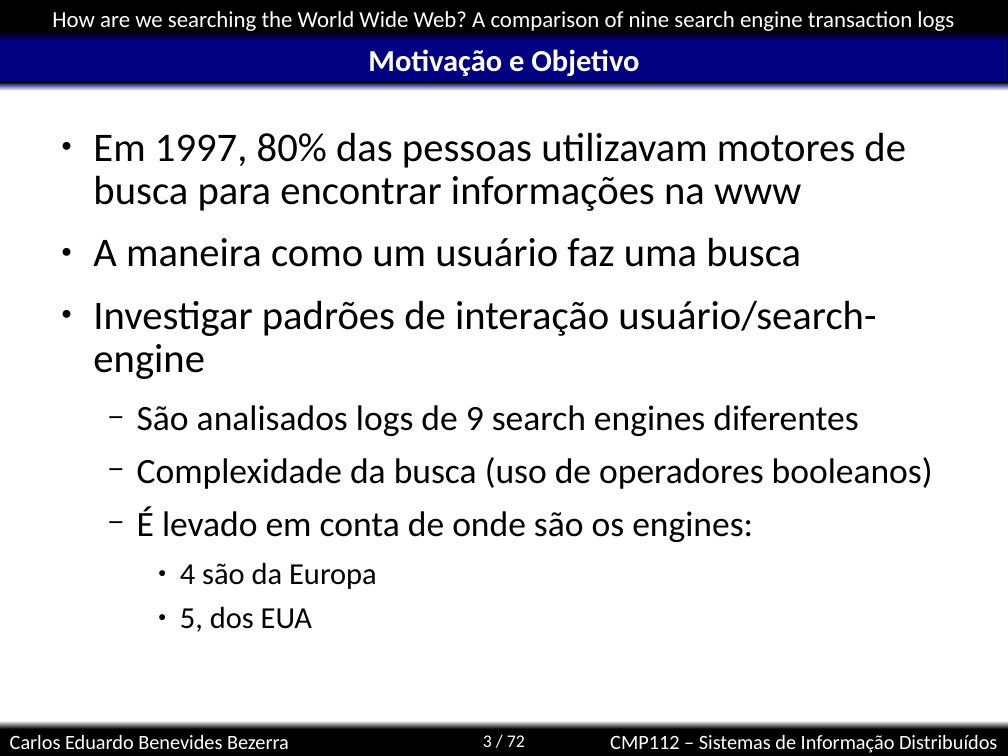
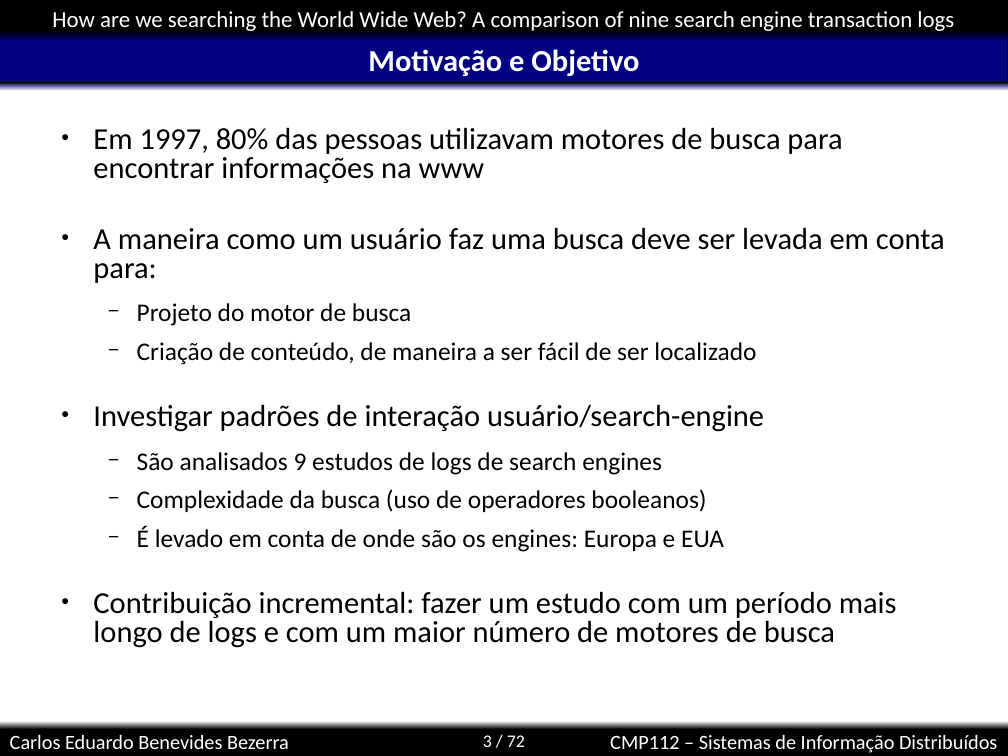
Before and after one commit to kdubezerra/kdubezerra, a slide deck: slide 3 of disciplinas/cmp112/artigohow.ppt. Drawn at 1008x756 pixels with LibreOffice and Linux fonts; fonts in the diff are those of the drawing; background and template pictures are left out. Boxes give left, top, right and bottom in pixels: in the first picture for what was removed or moved away, otherwise in the second. Text is boxed around its words. In the diff, an @@ line names an element or a change of style, - is before the commit and + after.

```diff
--- a/disciplinas/cmp112/artigohow.ppt
+++ b/disciplinas/cmp112/artigohow.ppt
@@ text at box(93, 127, 842, 512): size 32 to 24 pt in "Em 1997, 80% das pessoas utilizavam motores ...", "Investigar padrões de interação usuário/search-engine"; size 28 to 20 pt in "Complexidade da busca (uso de operadores booleanos)"; line spacing 0.9 to 0.8 @@
@@ text at box(93, 227, 945, 365): text changed; size 32 to 20 pt @@
-● A maneira como um usuário faz uma busca
+● A maneira como um usuário faz uma busca deve ser levada em conta para:
+  − Projeto do motor de busca
+  − Criação de conteúdo, de maneira a ser fácil de ser localizado
@@ text at box(137, 452, 662, 475): text changed; size 28 to 20 pt @@
-  − São analisados logs de 9 search engines diferentes
+  − São analisados 9 estudos de logs de search engines
@@ text at box(93, 526, 897, 648): text changed; size 28 to 24 pt @@
-  − É levado em conta de onde são os engines:
-    ● 4 são da Europa
-    ● 5, dos EUA
+  − É levado em conta de onde são os engines: Europa e EUA
+● Contribuição incremental: fazer um estudo com um período mais longo de logs e com um maior número de motores de busca
```
Also in this commit, not shown: 7 slides added.
